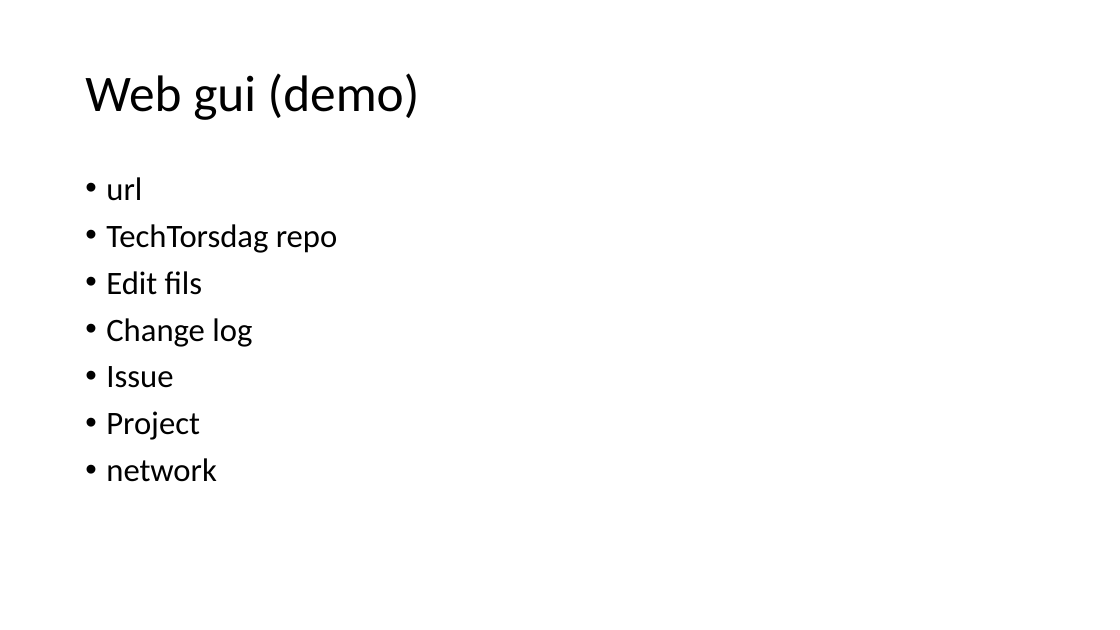
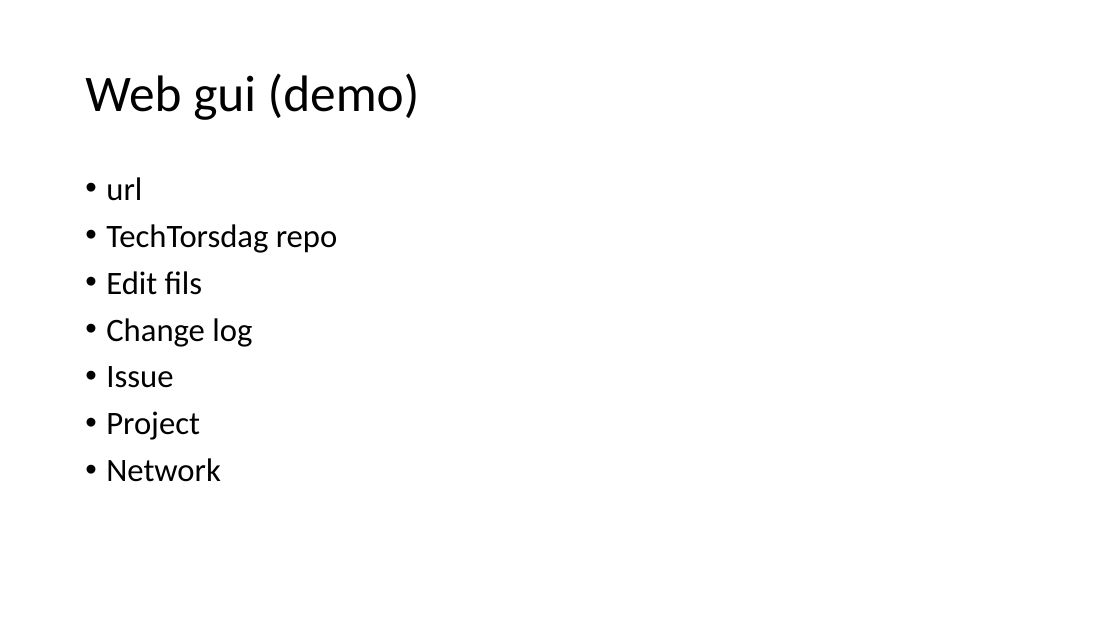
Before and after one commit to ToreAndreAsheim/tech-thursday, a slide deck: slide 11 of 2020-09-03 Git og Github/Git.pptx. Drawn at 1120x630 pixels with LibreOffice and Linux fonts; fonts in the diff are those of the drawing. Boxes give left, top, right and bottom in pixels: in the first picture for what was removed or moved away, otherwise in the second. Text is boxed around its words. In the diff, an @@ line names an element or a change of style, - is before the commit and + after.

```diff
--- a/2020-09-03 Git og Github/Git.pptx
+++ b/2020-09-03 Git og Github/Git.pptx
@@ text at [106,458,220,482]: text changed @@
-• network
+• Network
```
Also in this commit, not shown: 3 other slides changed, 1 slide removed.
